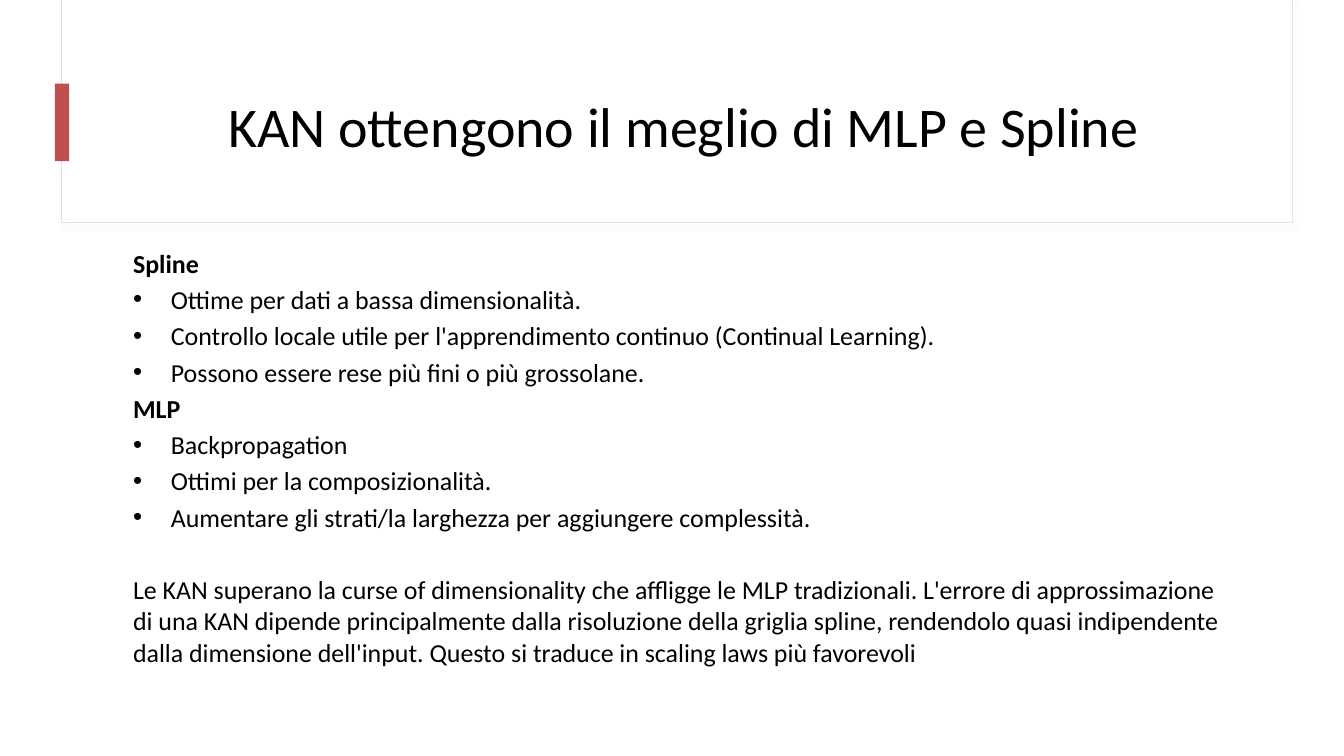
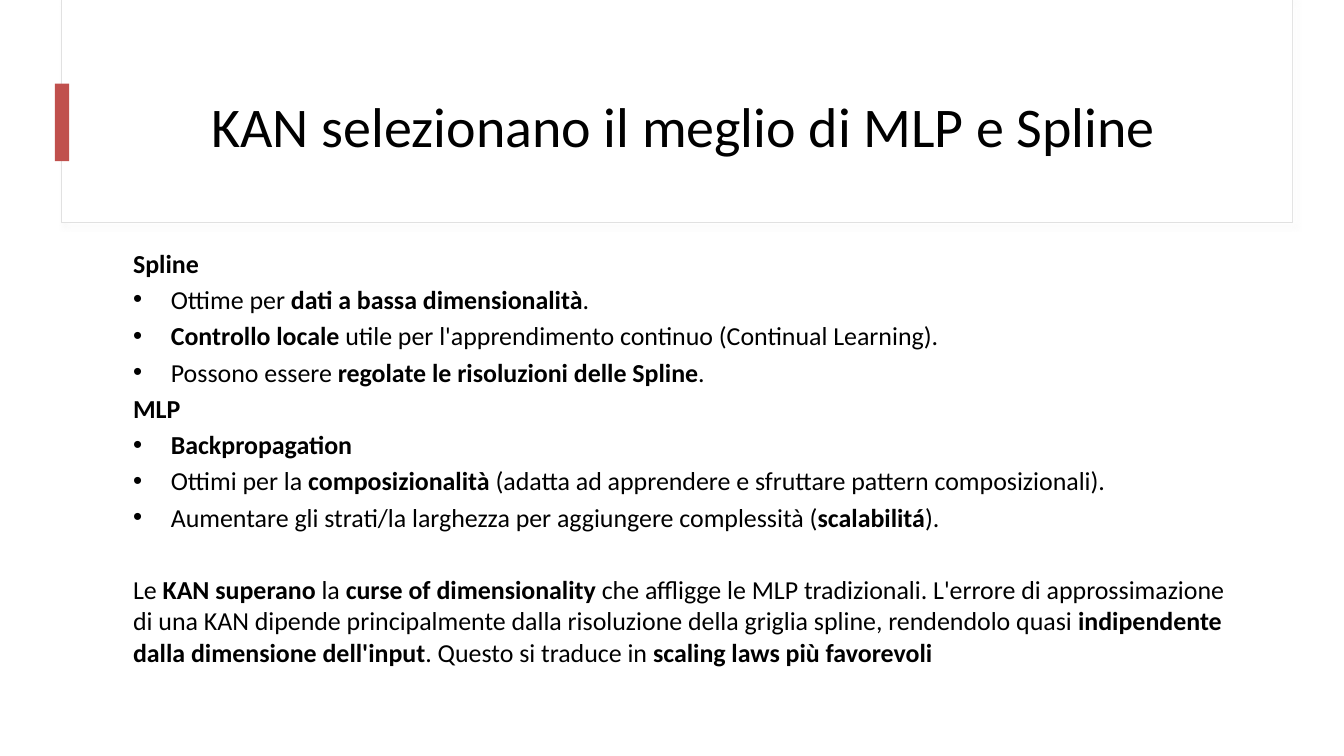
Before and after one commit to mtomas03/Thesis_Paper, a slide deck: slide 12 of Presentation.pptx. Drawn at 1344x756 pixels with LibreOffice and Linux fonts; fonts in the diff are those of the drawing. Boxes give left, top, right and bottom in pixels: in the first picture for what was removed or moved away, otherwise in the second. Text is boxed around its words. In the diff, an @@ line names an element or a change of style, - is before the commit and + after.

```diff
--- a/Presentation.pptx
+++ b/Presentation.pptx
@@ title at (212,108,1155,157): text changed @@
-KAN ottengono il meglio di MLP e Spline
+KAN selezionano il meglio di MLP e Spline
@@ text at (133,290,1224,667): bold on in "dati a bassa dimensionalità.", "Controllo locale", "Backpropagation", "KAN superano curse of dimensionality indipendente dalla ..." @@
@@ text at (171,363,704,387): text changed; bold on @@
-• Possono essere rese più fini o più grossolane.
+• Possono essere regolate le risoluzioni delle Spline.
@@ text at (171,471,1105,532): text changed @@
-• Ottimi per la composizionalità.
-• Aumentare gli strati/la larghezza per aggiungere complessità.
+• Ottimi per la composizionalità (adatta ad apprendere e sfruttare pattern composizionali).
+• Aumentare gli strati/la larghezza per aggiungere complessità (scalabilitá).
```
Also in this commit, not shown: 1 other slide changed, 1 other file.
